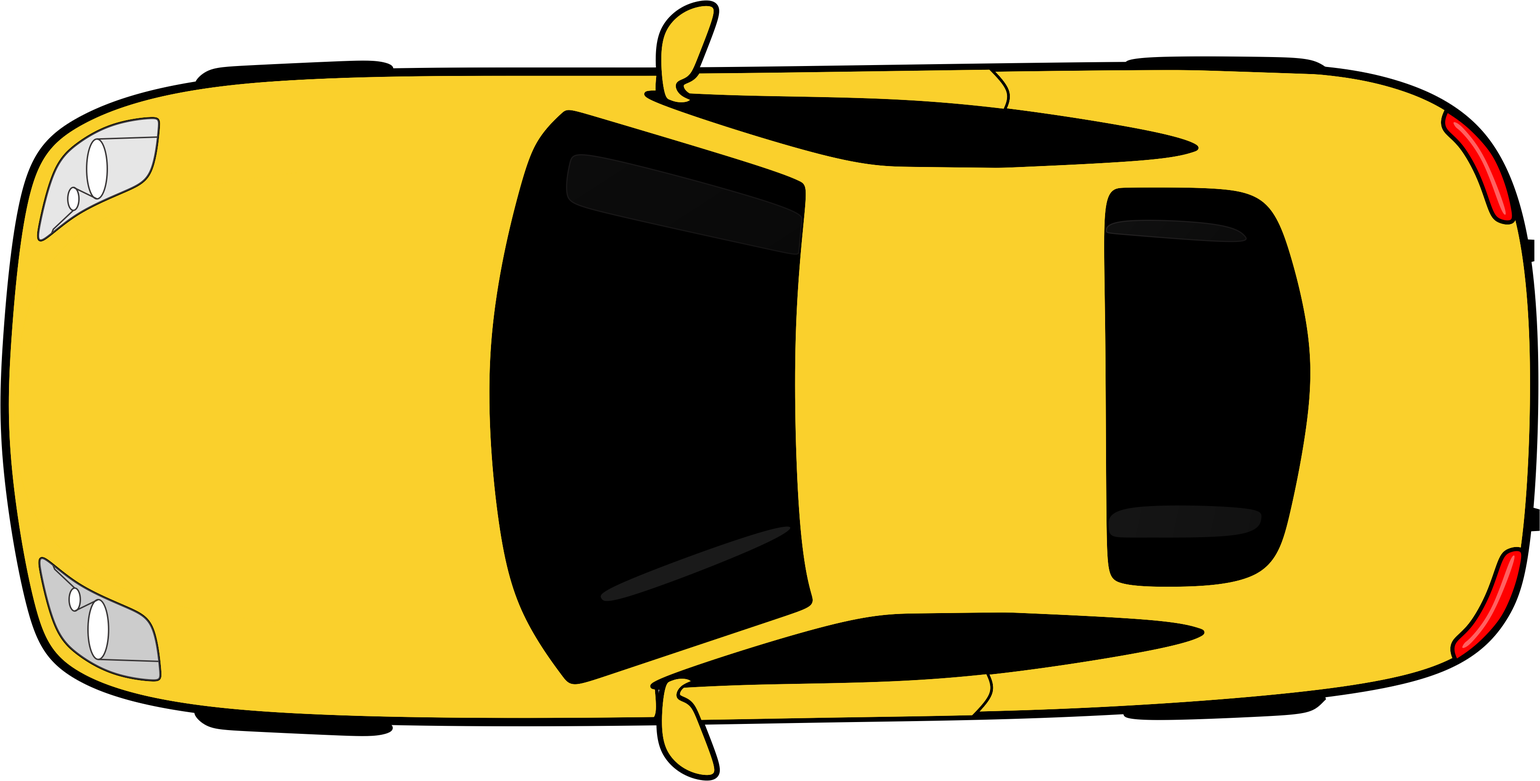
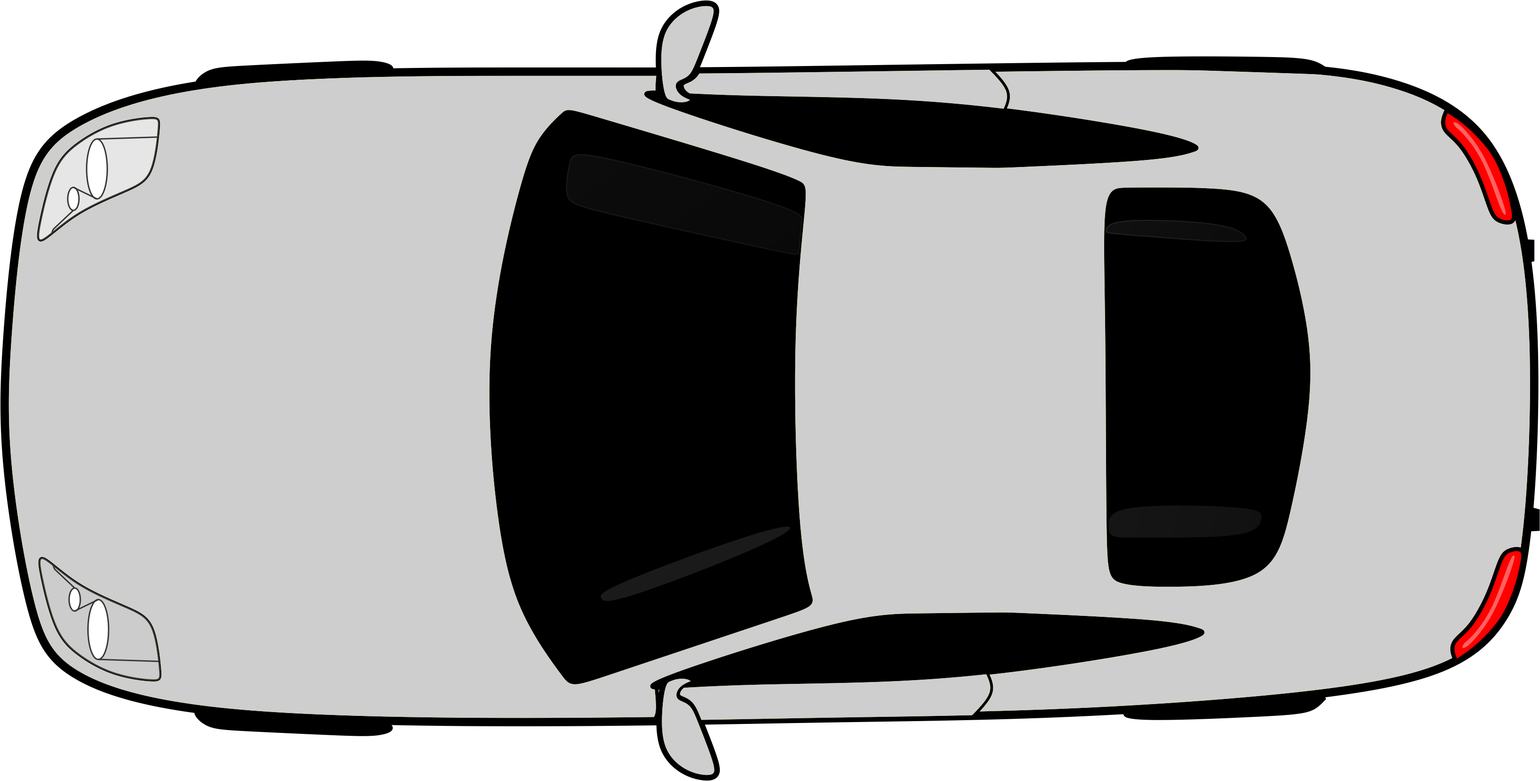
Layers edited between the first and the second w=1540, h=781 image:
pixels changed over [8,5,1531,776] (layer not identified)
